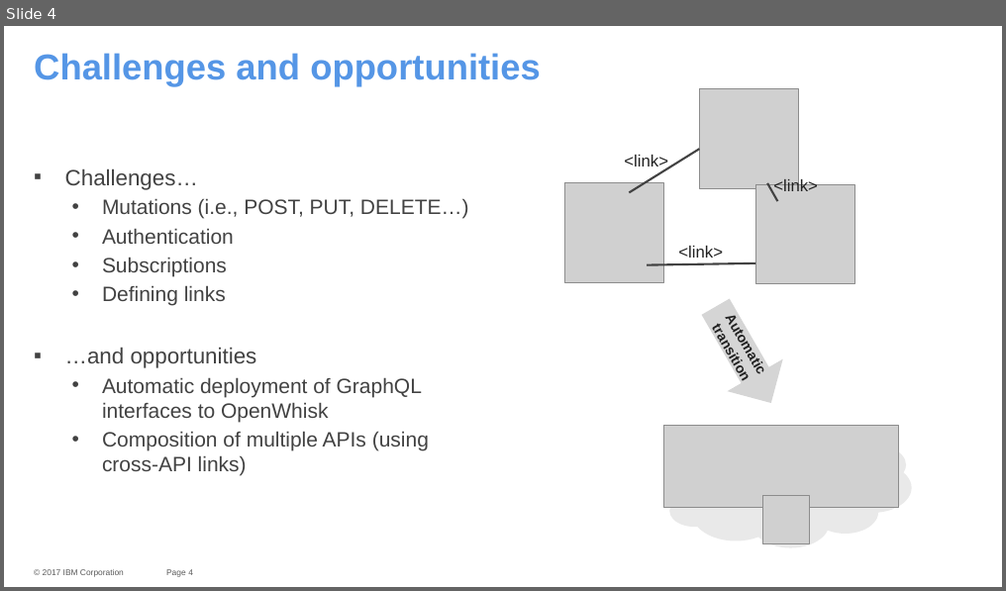
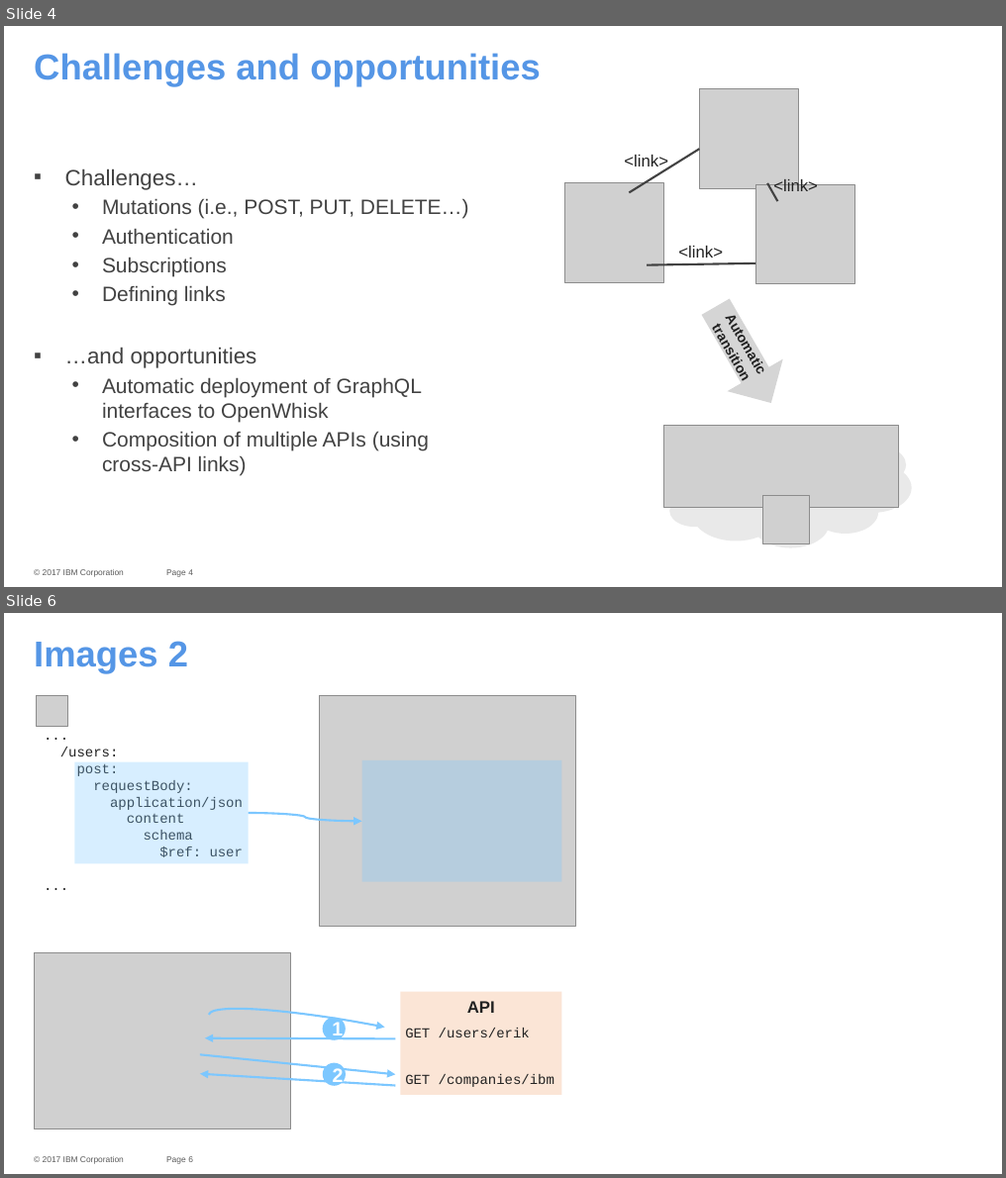
Before and after one commit to IBM/openapi-to-graphql, a slide deck: docs/oasgraph.pptx. Shown one above the other, each under a label of ours: slide 4 before the commit, slides 4 and 6 after it; the slides between them are not shown. The pictures are 1006x591 and 1006x1178 pixels, drawn with LibreOffice and Linux fonts; fonts in the diff are those of the drawing; grey boxes stand for pictures; background and template pictures are left out. Boxes give left, top, right and bottom in pixels: in the first picture for what was removed or moved away, otherwise in the second. Text is boxed around its words. In the diff, an @@ line names an element or a change of style, - is before the commit and + after.

```diff
--- a/docs/oasgraph.pptx
+++ b/docs/oasgraph.pptx
@@ slide 6 added at bbox=[4, 613, 1002, 1174], background #FFFFFF; not listed: 3 template elements that a slide beside it also shows @@
@@ title added at bbox=[34, 641, 188, 674], 26 pt, text #5596E6, bold @@
+Images 2
@@ group added at bbox=[37, 695, 576, 926]: 2 pictures, 2 rectangles, 1 text, 1 curved arrow @@
+...
+/users:
+post:
+requestBody:
+application/json
+content
+schema
+$ref: user
+...
@@ group added at bbox=[34, 954, 561, 1129]: 3 arrows, 2 texts, 2 ellipses, 1 rectangle, 1 picture, 1 arc (boxed as its full ellipse) @@
+API
+GET /users/erik
+GET /companies/ibm
+1
+2
```
Also in this commit, not shown: 1 other slide added, 7 other files.
